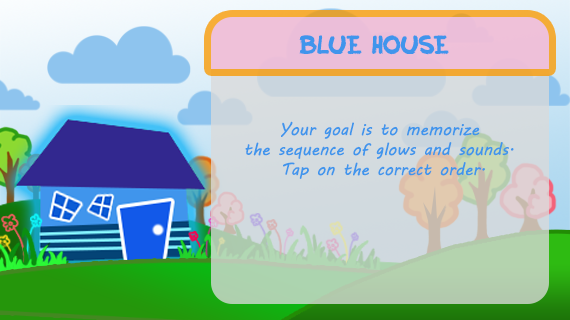
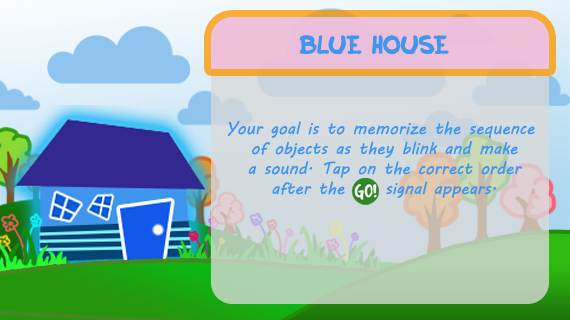
Layered file, before and after one edit (570x320). Changes by layer:
added layer "Layer 7" in group "Instructions" over bbox(351, 178, 379, 205)
renamed "Your goal is to memorize the sequence of glows and sounds. Ta" to "Your goal is to memorize the sequence of objects as they blink", painted on it over bbox(227, 120, 535, 198)
painted on "Rounded Rectangle 1", unmasked it over bbox(212, 35, 547, 304)
